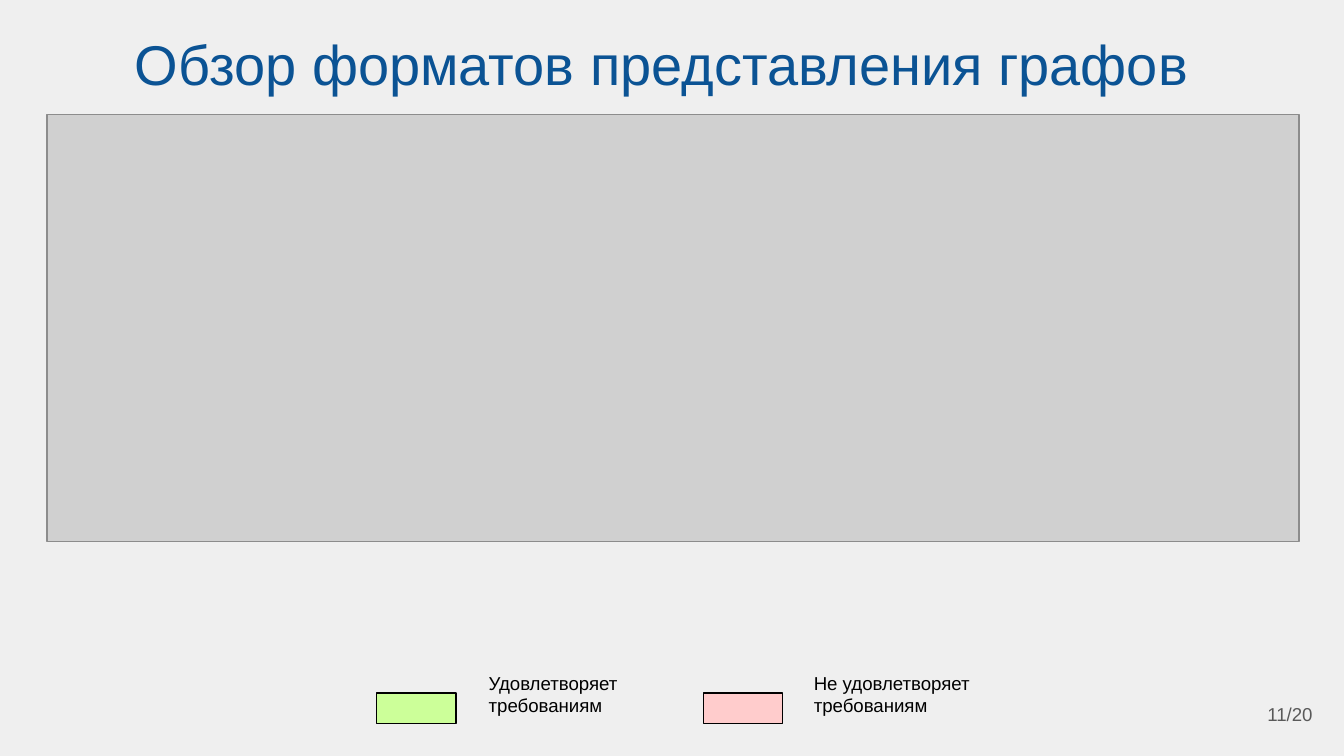
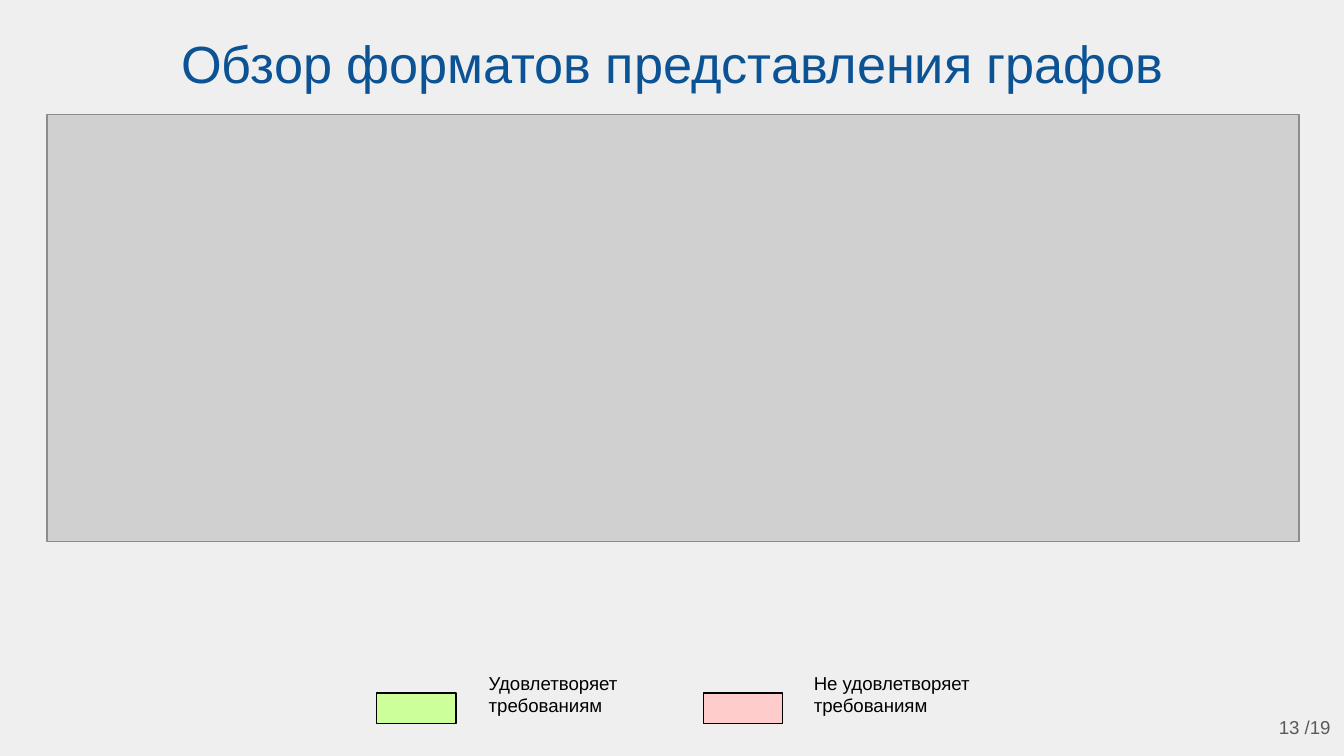
Before and after one commit to Belenkaia/Diagram-visualisation, a slide deck: slide 13 of презентации/МНСК_2.pptx (slide 11 before the commit). Drawn at 1344x756 pixels with LibreOffice and Linux fonts; fonts in the diff are those of the drawing; grey boxes stand for pictures. Boxes give left, top, right and bottom in pixels: in the first picture for what was removed or moved away, otherwise in the second. Text is boxed around its words. In the diff, an @@ line names an element or a change of style, - is before the commit and + after.

```diff
--- a/презентации/МНСК_2.pptx
+++ b/презентации/МНСК_2.pptx
@@ title "Обзор форматов представления графов" moved from (x1=135, y1=44, x2=1188, y2=95) to (x1=181, y1=44, x2=1164, y2=93) @@
@@ title "Обзор форматов представления графов" at (x1=181, y1=44, x2=1164, y2=93): size 30 to 28 pt @@
@@ page number removed at (x1=1267, y1=707, x2=1312, y2=721) @@
-11/20
@@ page number added at (x1=1279, y1=720, x2=1331, y2=734), 10 pt, text #595959 @@
+13 /19
```
Also in this commit, not shown: 14 other slides changed, 4 slides added, 33 other files.
